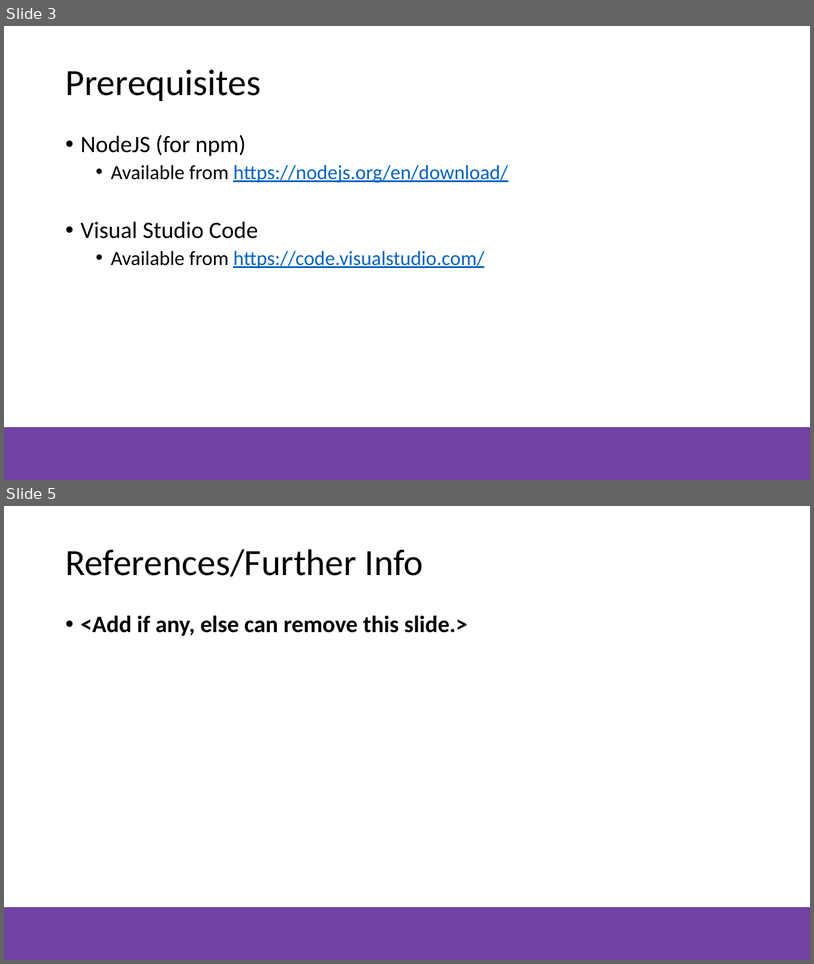
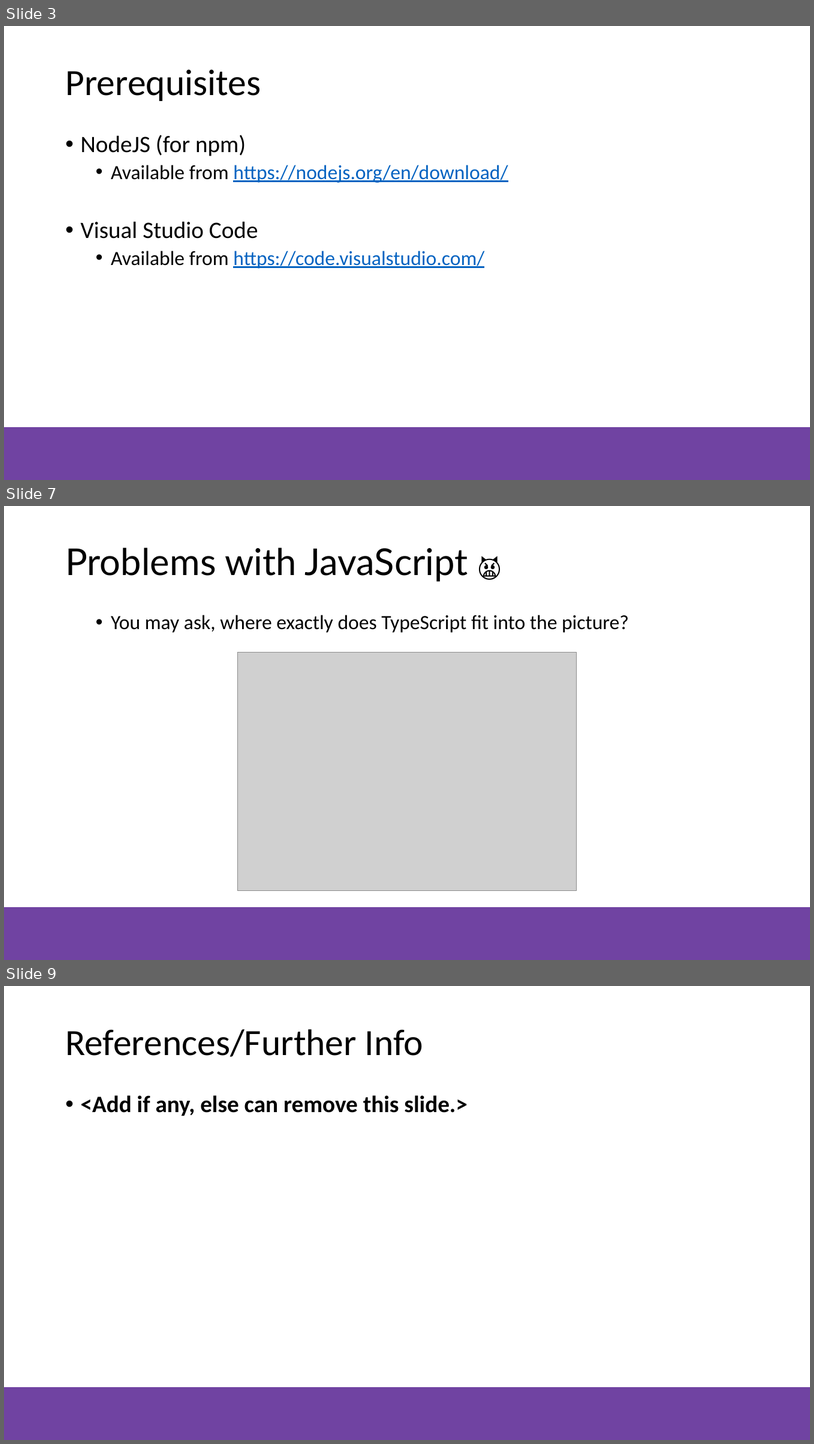
Before and after one commit to NZMSA/2021-introduction-to-general-software-development, a slide deck: typescript/TypeScript-Presentation.pptx. Shown one above the other, each under a label of ours: slides 3 and 5 before the commit, slides 3, 7 and 9 after it; the slides between them are not shown. The pictures are 814x964 and 814x1444 pixels, drawn with LibreOffice and Linux fonts; fonts in the diff are those of the drawing; grey boxes stand for pictures; background and template pictures are left out. Boxes give left, top, right and bottom in pixels: in the first picture for what was removed or moved away, otherwise in the second. Text is boxed around its words. In the diff, an @@ line names an element or a change of style, - is before the commit and + after.

```diff
--- a/typescript/TypeScript-Presentation.pptx
+++ b/typescript/TypeScript-Presentation.pptx
@@ slide 7 added at <box>4,506,810,960</box>, background #FFFFFF; not listed: 1 template element that a slide beside it also shows @@
@@ title added at <box>65,547,468,582</box>, 44 pt, text #000000 @@
+Problems with JavaScript 👿
@@ text added at <box>111,615,629,633</box>, 24 pt, text #000000 @@
+  • You may ask, where exactly does TypeScript fit into the picture?
@@ picture added at <box>237,652,577,890</box> @@
@@ what was slide 5 is now slide 9 @@
```
Also in this commit, not shown: 2 slides changed, 3 other slides added, 1 other file.
